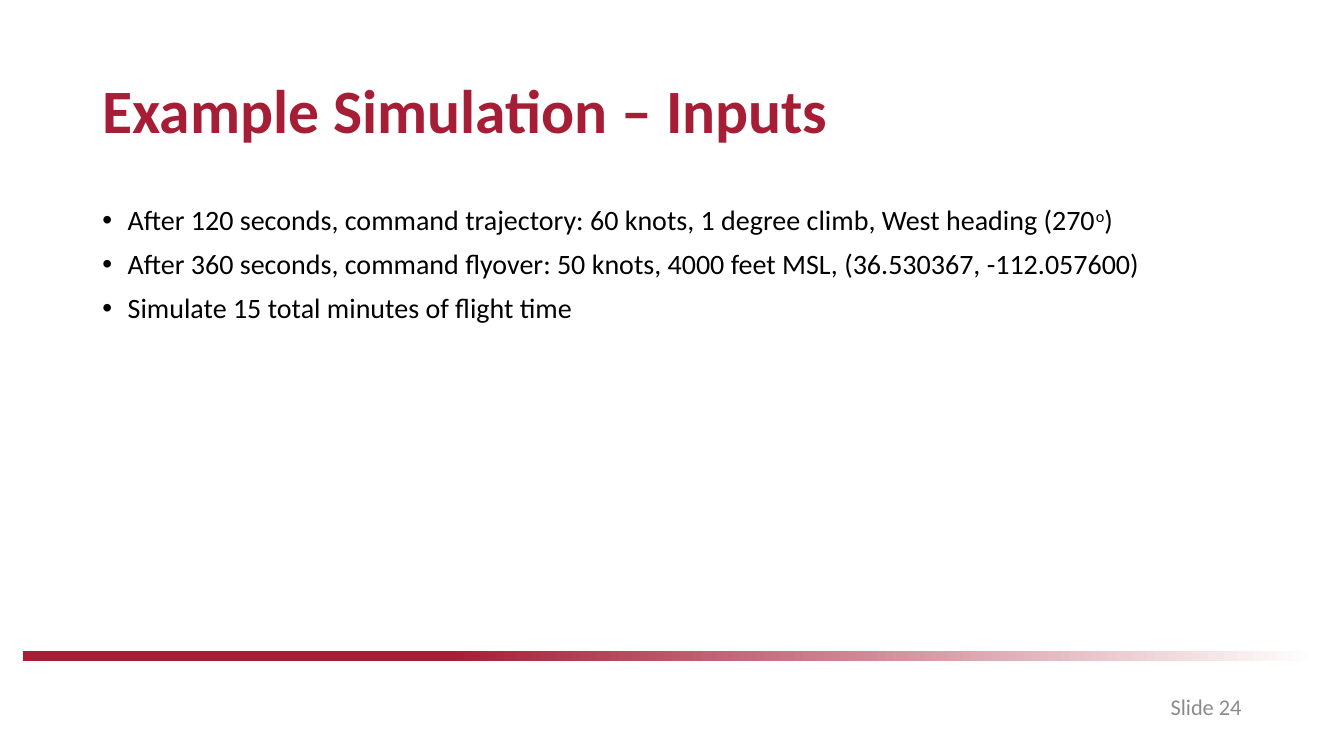
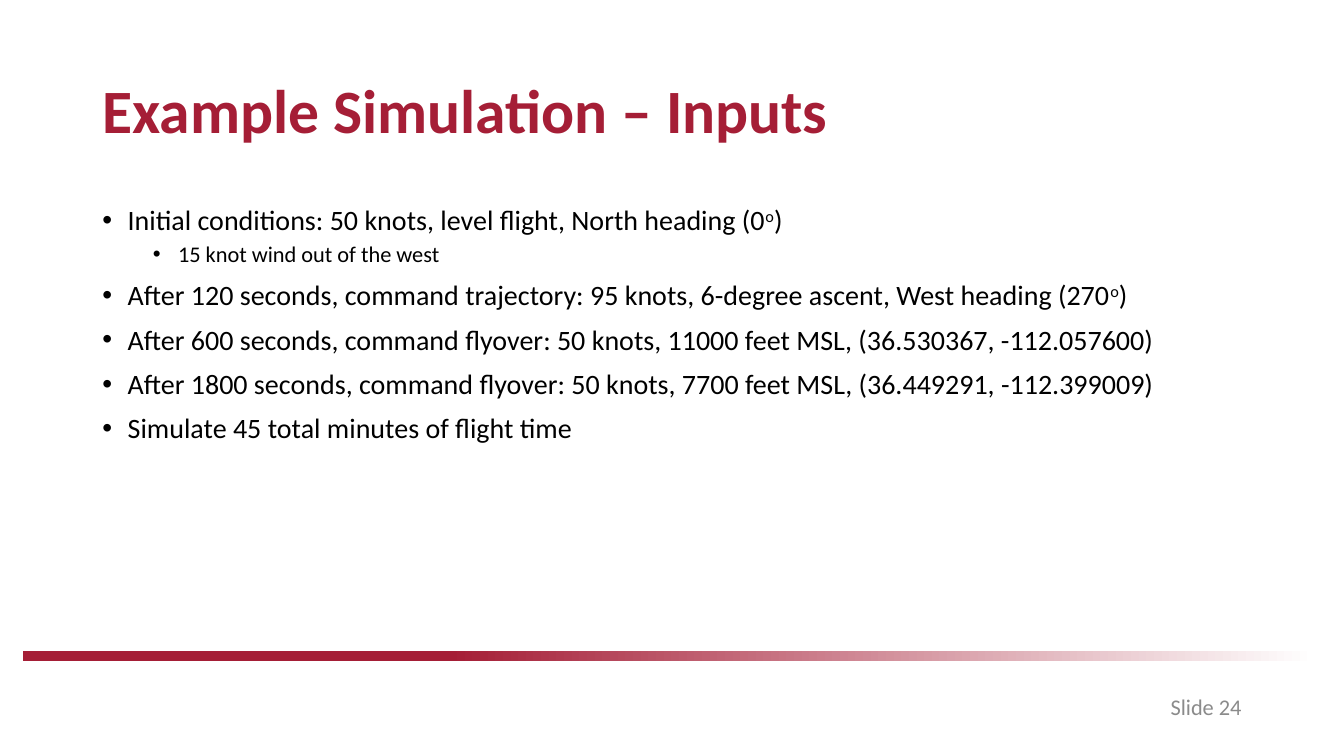
Before and after one commit to drjdlarson/angst, a slide deck: slide 24 of saved_simulations/CE/Springer_Culminating_Experience_Project.pptx. Drawn at 1344x756 pixels with LibreOffice and Linux fonts; fonts in the diff are those of the drawing; background and template pictures are left out. Boxes give left, top, right and bottom in pixels: in the first picture for what was removed or moved away, otherwise in the second. Text is boxed around its words. In the diff, an @@ line names an element or a change of style, - is before the commit and + after.

```diff
--- a/saved_simulations/CE/Springer_Culminating_Experience_Project.pptx
+++ b/saved_simulations/CE/Springer_Culminating_Experience_Project.pptx
@@ text at (128,210,1153,443): text changed @@
-• After 120 seconds, command trajectory: 60 knots, 1 degree climb, West heading (270o)
-• After 360 seconds, command flyover: 50 knots, 4000 feet MSL, (36.530367, -112.057600)
-• Simulate 15 total minutes of flight time
+• Initial conditions: 50 knots, level flight, North heading (0o)
+  • 15 knot wind out of the west
+• After 120 seconds, command trajectory: 95 knots, 6-degree ascent, West heading (270o)
+• After 600 seconds, command flyover: 50 knots, 11000 feet MSL, (36.530367, -112.057600)
+• After 1800 seconds, command flyover: 50 knots, 7700 feet MSL, (36.449291, -112.399009)
+• Simulate 45 total minutes of flight time
```
Also in this commit, not shown: 12 other slides changed, 4 slides added, 1 slide removed, 25 other files.
